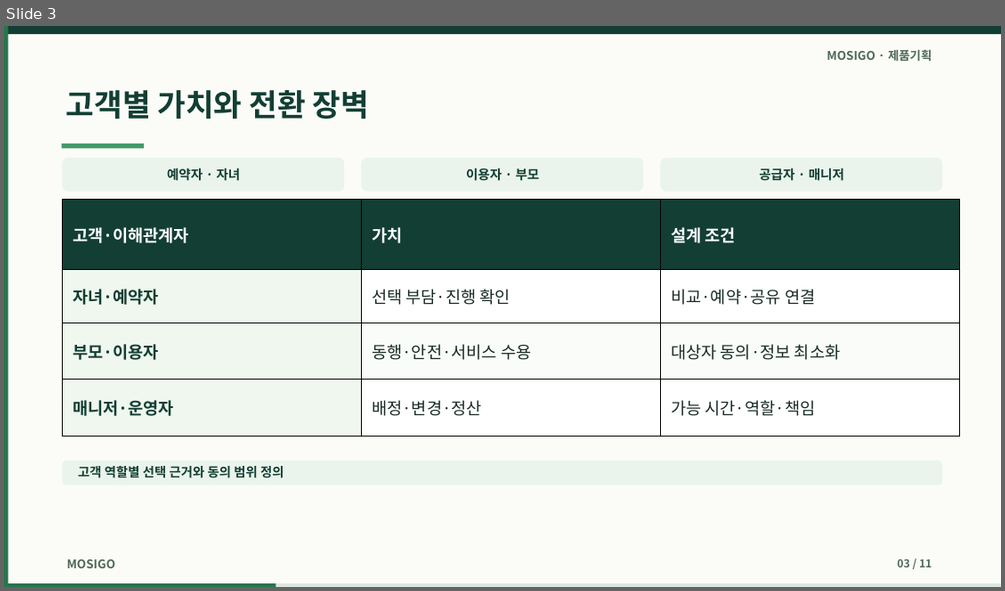
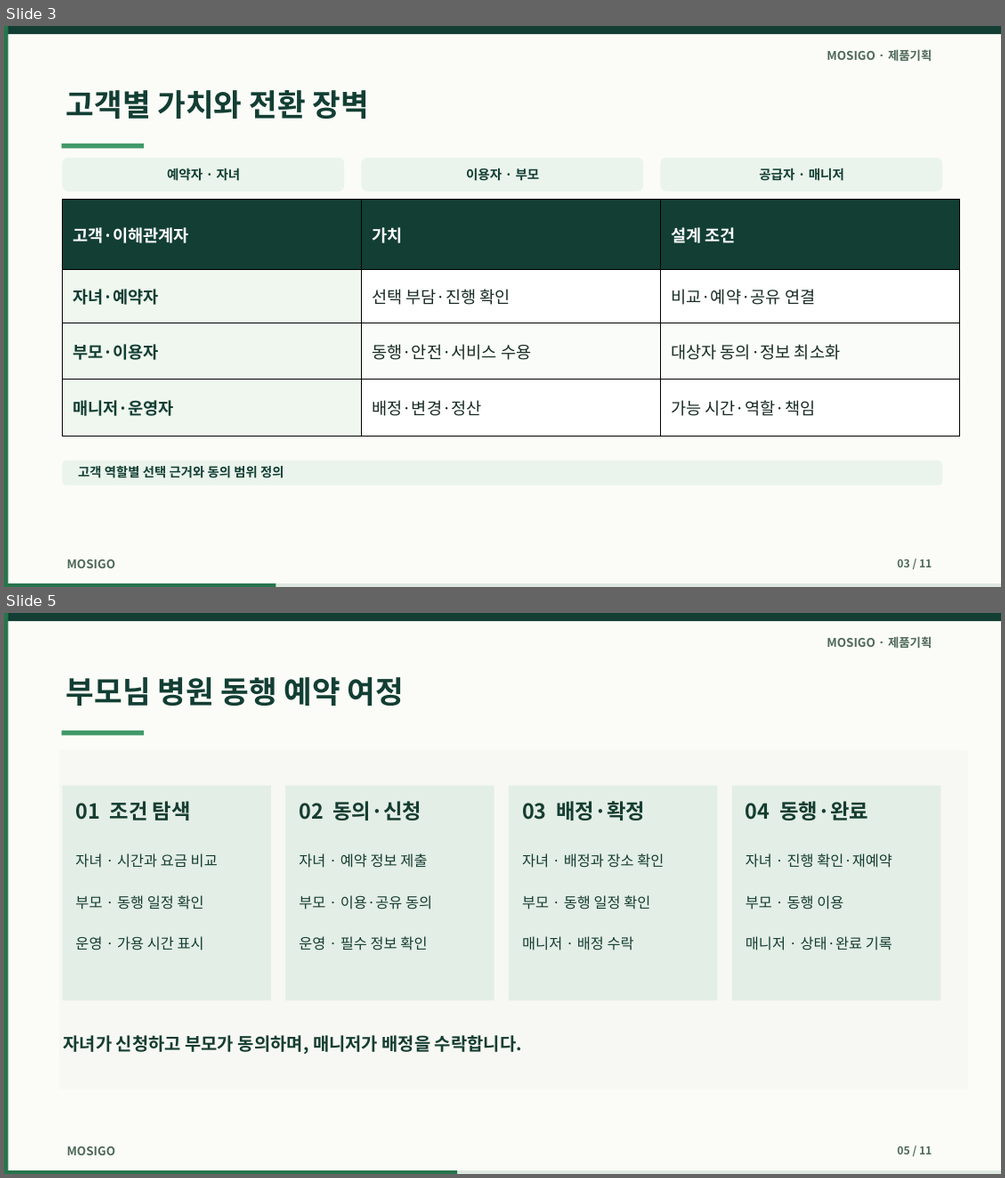
Before and after one commit to dohyunkimmm/mosigo-case-study, a slide deck: downloads/mosigo_report.pptx. Shown one above the other, each under a label of ours: slide 3 before the commit, slides 3 and 5 after it; the slides between them are not shown. The pictures are 1005x591 and 1005x1178 pixels, drawn with LibreOffice and Linux fonts; fonts in the diff are those of the drawing. Boxes give left, top, right and bottom in pixels: in the first picture for what was removed or moved away, otherwise in the second. Text is boxed around its words. In the diff, an @@ line names an element or a change of style, - is before the commit and + after.

Commit message:
Refine MOSIGO report and presentation design (#143)
* Clarify pilot criteria and reporting metrics

* Align pilot milestones, KPI definitions, and budget scope

* Improve report navigation and service planning narrative

* Refine document navigation and presentation visuals

* Fix site accessibility script and recognize revised slide deck

* Keep the concept preview label explicit

* Keep legacy copy rewrite on the legacy deck path

* Check the five synchronized PRD metrics

* Keep supply and safety approval criteria explicit

* Match editable slide typefaces to the deck typography

```diff
--- a/downloads/mosigo_report.pptx
+++ b/downloads/mosigo_report.pptx
@@ slide 5 added at box(4, 613, 1001, 1174), background #FBFCF8 @@
@@ rectangle added at box(4, 613, 1001, 621), fill #123E33 @@
@@ rectangle added at box(4, 613, 1001, 620), fill #123E33 @@
@@ rectangle added at box(4, 613, 8, 1174), fill #27744D @@
@@ text added at box(826, 636, 931, 648), 11.5 pt, text #4F6958, bold @@
+MOSIGO · 제품기획
@@ text added at box(66, 677, 404, 706), 29.5 pt, text #123E33, bold @@
+부모님 병원 동행 예약 여정
@@ rectangle added at box(62, 730, 144, 736), fill #429969 @@
@@ rectangle added at box(59, 750, 968, 1088), fill #F7F8F3 @@
@@ rectangle added at box(63, 786, 271, 1001), fill #E3EEE6 @@
@@ rectangle added at box(285, 786, 494, 1001), fill #E3EEE6 @@
@@ rectangle added at box(509, 786, 718, 1001), fill #E3EEE6 @@
@@ rectangle added at box(732, 786, 941, 1001), fill #E3EEE6 @@
@@ text added at box(75, 801, 191, 820), 20 pt, text #153D31, bold @@
+01 조건 탐색
@@ text added at box(299, 801, 421, 820), 20 pt, text #153D31, bold @@
+02 동의·신청
@@ text added at box(522, 801, 645, 820), 20 pt, text #153D31, bold @@
+03 배정·확정
@@ text added at box(745, 801, 868, 820), 20 pt, text #153D31, bold @@
+04 동행·완료
@@ text added at box(75, 853, 218, 868), 14 pt, text #153D31 @@
+자녀 · 시간과 요금 비교
@@ text added at box(299, 853, 427, 868), 14 pt, text #153D31 @@
+자녀 · 예약 정보 제출
@@ text added at box(522, 853, 663, 868), 14 pt, text #153D31 @@
+자녀 · 배정과 장소 확인
@@ text added at box(745, 853, 892, 868), 14 pt, text #153D31 @@
+자녀 · 진행 확인·재예약
@@ text added at box(75, 895, 204, 909), 14 pt, text #153D31 @@
+부모 · 동행 일정 확인
@@ text added at box(299, 895, 432, 909), 14 pt, text #153D31 @@
+부모 · 이용·공유 동의
@@ text added at box(522, 895, 650, 909), 14 pt, text #153D31 @@
+부모 · 동행 일정 확인
@@ text added at box(745, 895, 843, 909), 14 pt, text #153D31 @@
+부모 · 동행 이용
@@ text added at box(75, 936, 204, 950), 14 pt, text #153D31 @@
+운영 · 가용 시간 표시
@@ text added at box(299, 936, 427, 950), 14 pt, text #153D31 @@
+운영 · 필수 정보 확인
@@ text added at box(522, 936, 634, 950), 14 pt, text #153D31 @@
+매니저 · 배정 수락
@@ text added at box(745, 936, 892, 950), 14 pt, text #153D31 @@
+매니저 · 상태·완료 기록
@@ text added at box(63, 1035, 522, 1054), 17 pt, text #153D31, bold @@
+자녀가 신청하고 부모가 동의하며, 매니저가 배정을 수락합니다.
@@ text added at box(67, 1146, 116, 1155), 11.5 pt, text #4F6958, bold @@
+MOSIGO
@@ text added at box(897, 1146, 931, 1154), 10.5 pt, text #4F6958, bold @@
+05 / 11
@@ rectangle added at box(4, 1171, 1001, 1174), fill #DCE7DF @@
@@ rectangle added at box(4, 1171, 457, 1174), fill #27744D @@
```
Also in this commit, not shown: 6 slides changed, 1 other slide added, 2 slides removed, 32 other files.
